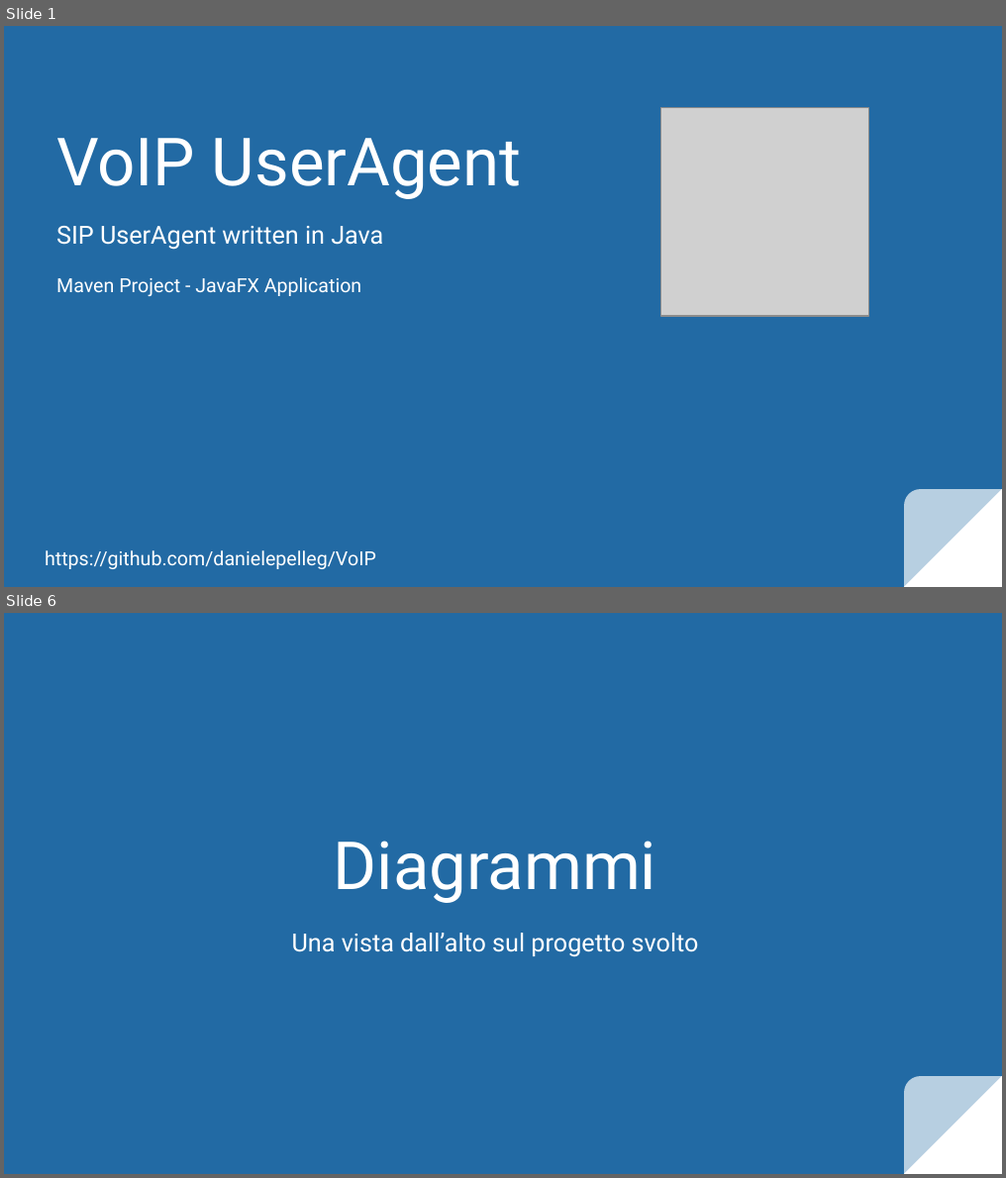
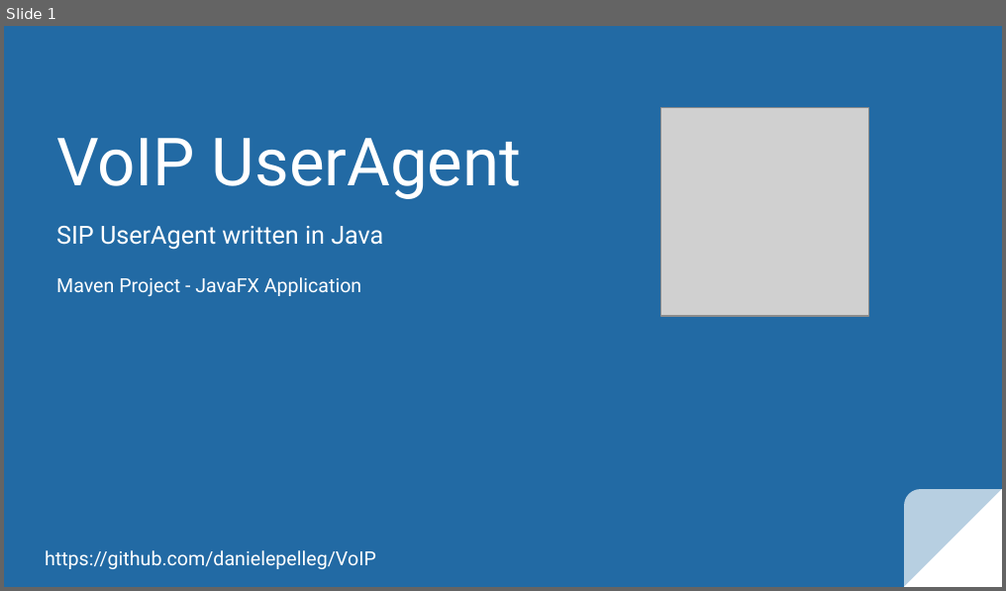
Before and after one commit to silversoft77/VoIP-UserAgent, a slide deck: Documentation/VoIP UserAgent - Presentation.pptx. Shown one above the other, each under a label of ours: slides 1 and 6 before the commit, slide 1 after it; the slides between them are not shown. The pictures are 1006x1178 and 1006x591 pixels, drawn with LibreOffice and Linux fonts; fonts in the diff are those of the drawing; grey boxes stand for pictures. Boxes give left, top, right and bottom in pixels: in the first picture for what was removed or moved away, otherwise in the second. Text is boxed around its words. In the diff, an @@ line names an element or a change of style, - is before the commit and + after.

```diff
--- a/Documentation/VoIP UserAgent - Presentation.pptx
+++ b/Documentation/VoIP UserAgent - Presentation.pptx
@@ slide 6 removed at (4, 613, 1002, 1174), background #226AA4; not listed: 2 template elements that a slide beside it also shows @@
@@ title removed at (334, 841, 657, 903) @@
-Diagrammi
@@ subtitle removed at (292, 933, 699, 958) @@
-Una vista dall’alto sul progetto svolto
```
Also in this commit, not shown: 5 slides changed, 4 slides added, 3 other slides removed, 3 other files.
